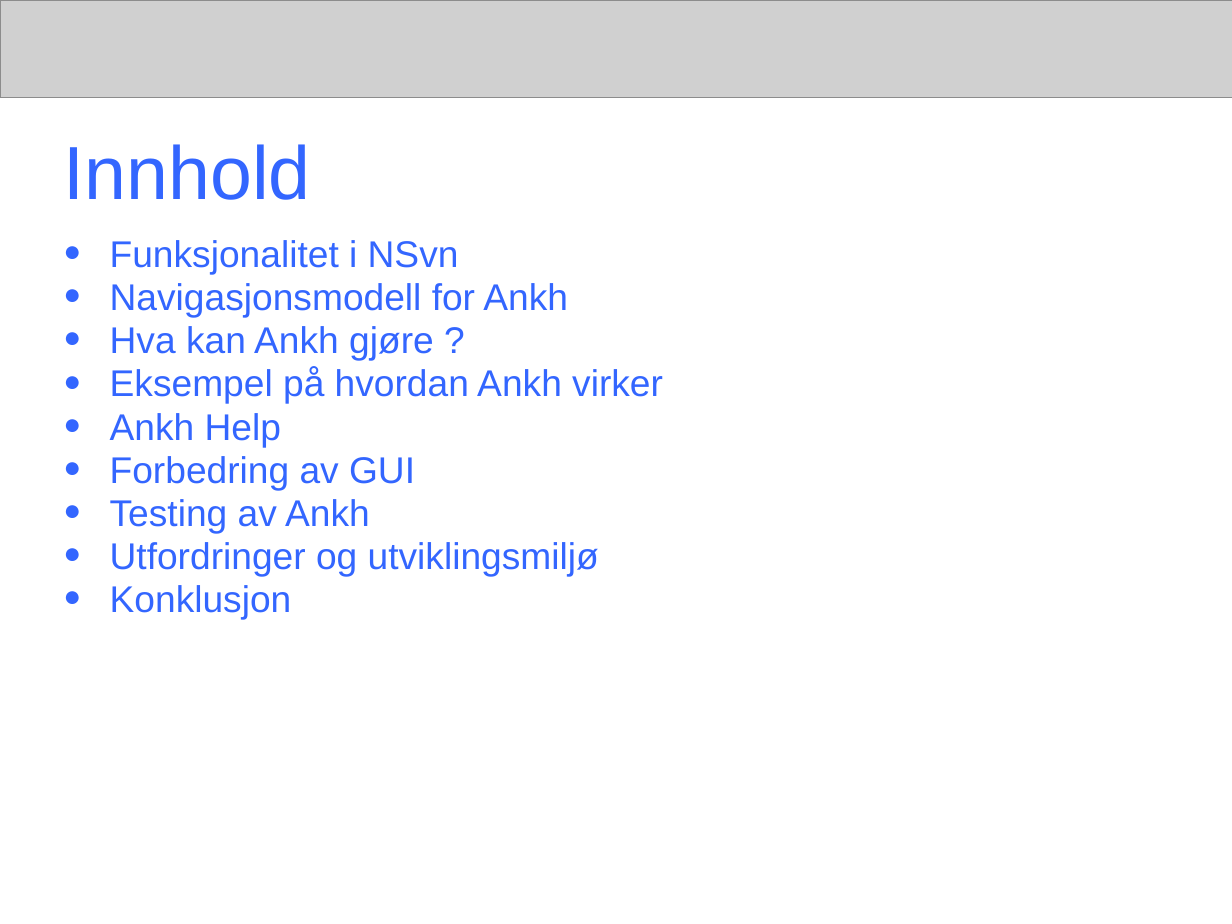
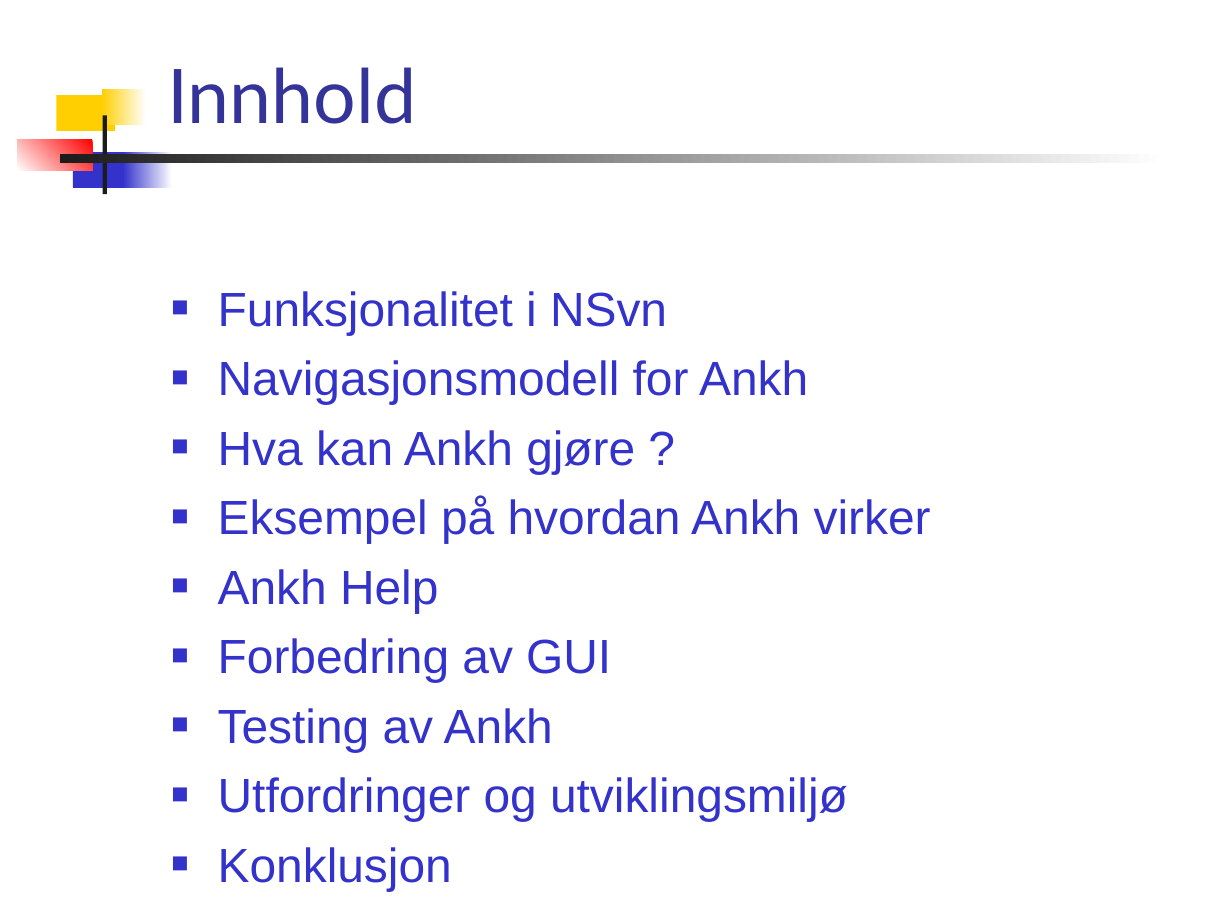
Before and after one commit to PhilJollans/AnkhSVN2019, a slide deck: slide 8 of doc/powerpoint/Subversion_addin_for_VS.NET.ppt. Drawn at 1232x924 pixels with LibreOffice and Linux fonts; fonts in the diff are those of the drawing; grey boxes stand for pictures. Boxes give left, top, right and bottom in pixels: in the first picture for what was removed or moved away, otherwise in the second. Text is boxed around its words. In the diff, an @@ line names an element or a change of style, - is before the commit and + after.

Commit message:
* Changed the layout back to a template.   Change the template if you want to make changes such as font, colour, bg image. * Added image of the work schedule. * Removed the banner. * Changed some text, and fixed typos.

```diff
--- a/doc/powerpoint/Subversion_addin_for_VS.NET.ppt
+++ b/doc/powerpoint/Subversion_addin_for_VS.NET.ppt
@@ picture removed at (0, 0, 1232, 97) @@
@@ title "Innhold": place and size @@
-title "Innhold" at (64, 144, 311, 200)
+title "Innhold" at (167, 67, 416, 124)
@@ title "Innhold" at (167, 67, 416, 124): font Arial to Lato, text colour #3366FF to #333399; vertical alignment middle to bottom @@
@@ rectangle added at (102, 89, 147, 124), fill gradient #FFFFFF to #FFCF01 @@
@@ rectangle added at (57, 95, 116, 131), fill #FFCF01 @@
@@ rectangle added at (102, 116, 106, 195), fill #1C1C1C @@
@@ rectangle added at (17, 139, 92, 171), fill gradient #FF0000 to #FFFFFF @@
@@ rectangle added at (59, 154, 1168, 164), fill gradient #FFFFFF to #1C1C1C @@
@@ rectangle added at (73, 152, 129, 187), fill #3333CC @@
@@ rectangle added at (123, 152, 172, 187), fill gradient #FFFFFF to #3333CC @@
@@ text "Funksjonalitet i NSvn": place and size @@
-text "Funksjonalitet i NSvn" at (110, 240, 663, 619)
+text "Funksjonalitet i NSvn" at (218, 291, 931, 891)
@@ text "Funksjonalitet i NSvn" at (218, 291, 931, 891): size 21.7 to 28 pt, text colour #3366FF to #3333CC; bullet ● to ■; line spacing 0.7 to 1; bullet colour #3366FF to #3333CC @@
```
Also in this commit, not shown: 20 other slides changed, 1 slide added, 1 slide removed.
